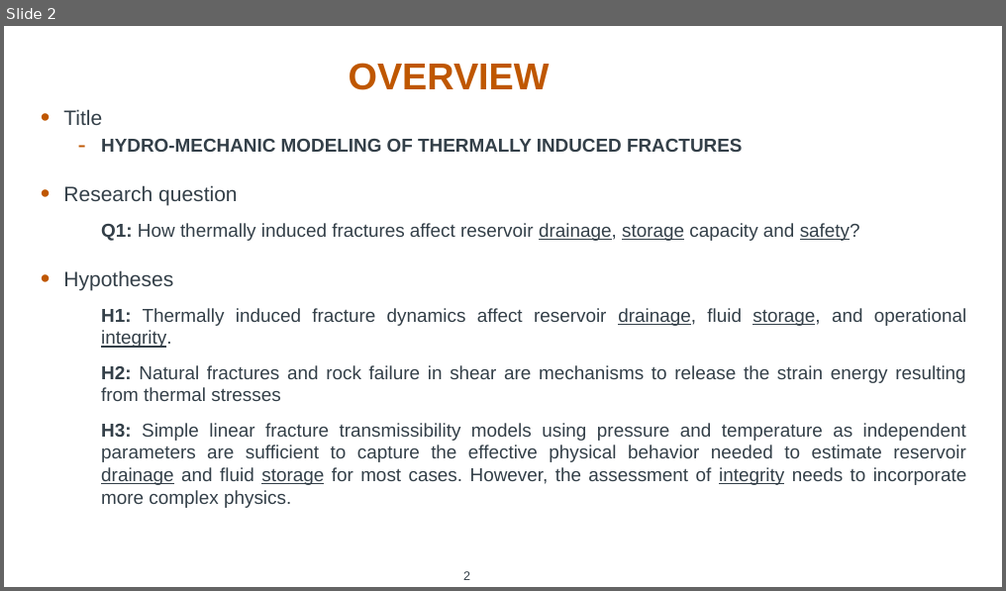
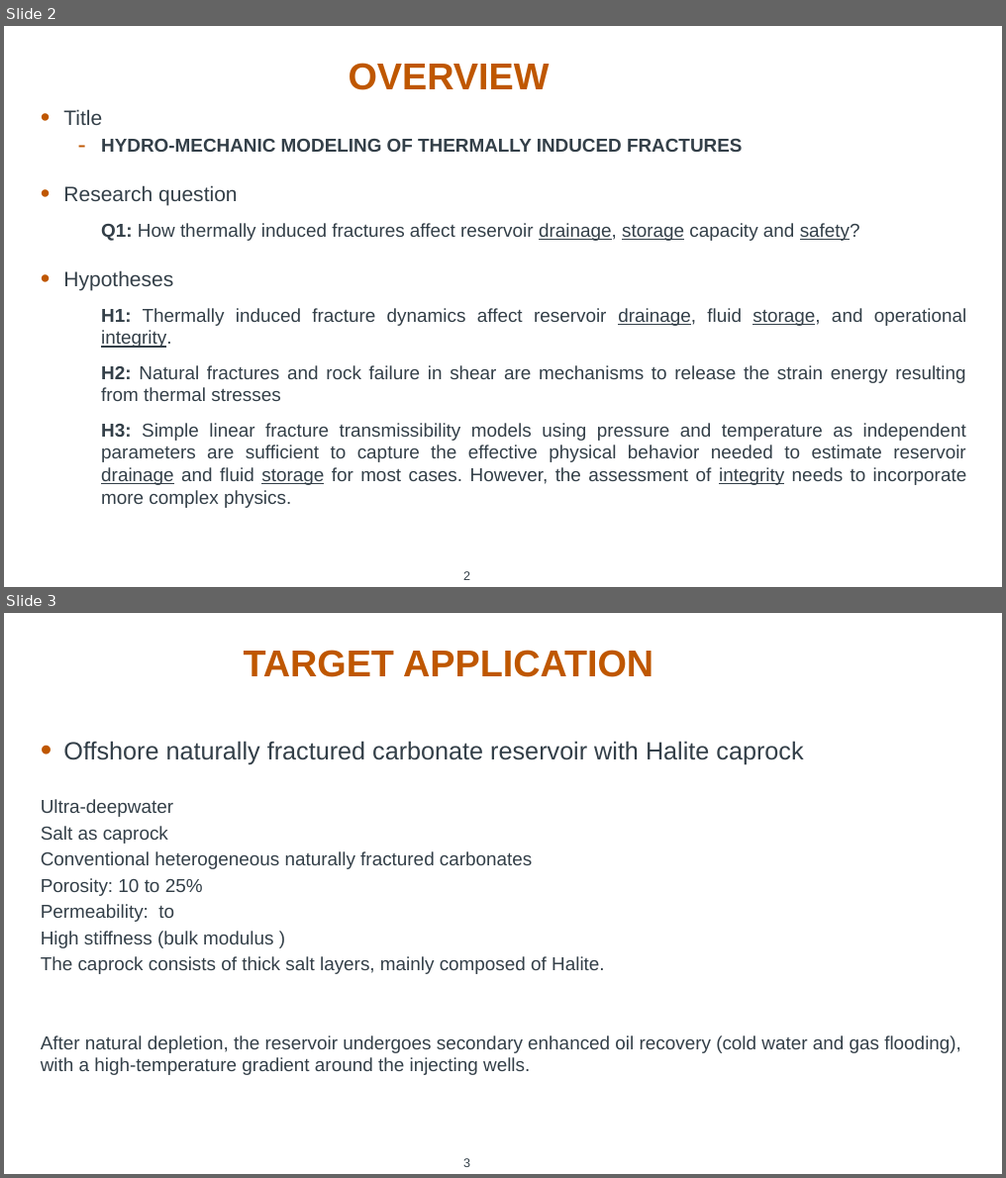
Before and after one commit to rebpoli/Doutorado, a slide deck: Research/PAPER/2024-05 - Proposal - Draft/2024-05-28 - Proposal Draft.pptx. Shown one above the other, each under a label of ours: slide 2 before the commit, slides 2 and 3 after it. The pictures are 1006x591 and 1006x1178 pixels, drawn with LibreOffice and Linux fonts; fonts in the diff are those of the drawing; background and template pictures are left out. Boxes give left, top, right and bottom in pixels: in the first picture for what was removed or moved away, otherwise in the second. Text is boxed around its words. In the diff, an @@ line names an element or a change of style, - is before the commit and + after.

```diff
--- a/Research/PAPER/2024-05 - Proposal - Draft/2024-05-28 - Proposal Draft.pptx
+++ b/Research/PAPER/2024-05 - Proposal - Draft/2024-05-28 - Proposal Draft.pptx
@@ slide 3 added at (4, 613, 1002, 1174), background #FFFFFF; not listed: 1 template element that a slide beside it also shows @@
@@ title added at (244, 650, 653, 677), 36 pt, text #BF5700, bold @@
+TARGET APPLICATION
@@ text added at (41, 741, 961, 1075), 18 pt, text #333F48 @@
+• Offshore naturally fractured carbonate reservoir with Halite caprock
+Ultra-deepwater
+Salt as caprock
+Conventional heterogeneous naturally fractured carbonates
+Porosity: 10 to 25%
+Permeability: to
+High stiffness (bulk modulus )
+The caprock consists of thick salt layers, mainly composed of Halite.
+After natural depletion, the reservoir undergoes secondary enhanced oil recovery (cold water and gas flooding), with a high-temperature gradient around the injecting wells.
@@ slide 2 changed as well @@
@@ text at (63, 109, 967, 508): list level 2 to 1 in "Q1: How thermally induced fractures ..."; list level 2 to 1 in "H1: Thermally induced fracture dynamics ..."; list level 2 to 1 in "H2: Natural fractures and rock ..."; list level 2 to 1 in "H3: Simple linear fracture transmissibility ..." @@
```
Also in this commit, not shown: 2 other slides changed, 1 other slide added, 1 slide removed.
